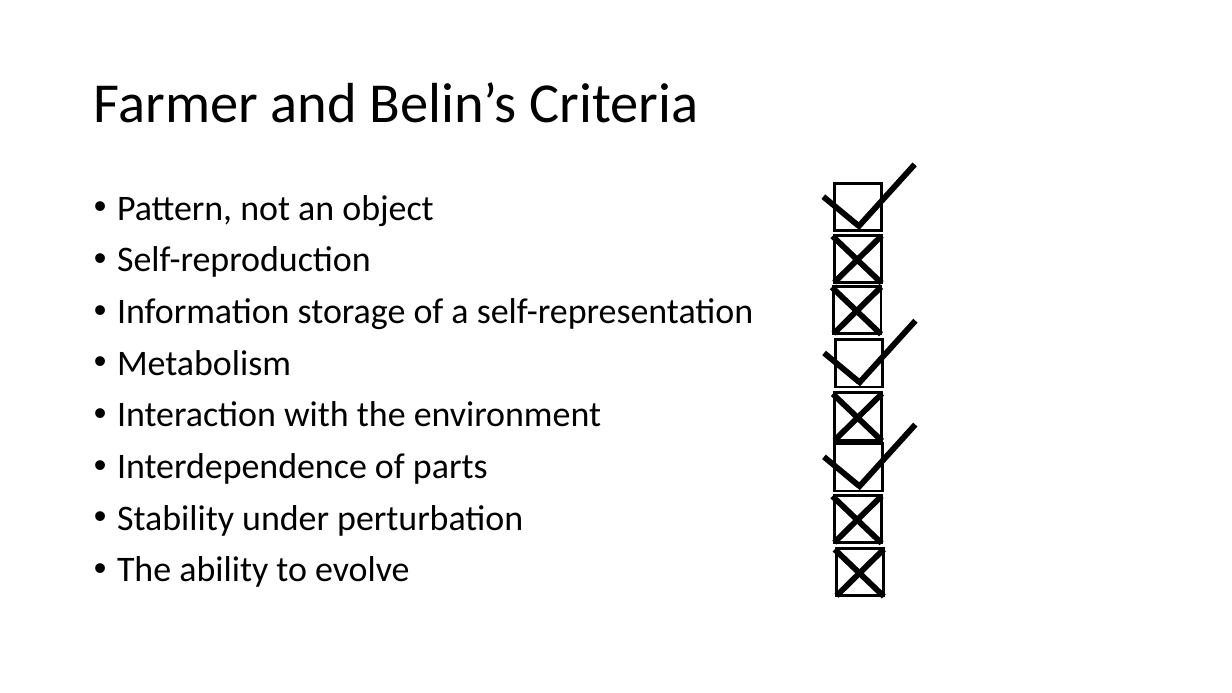
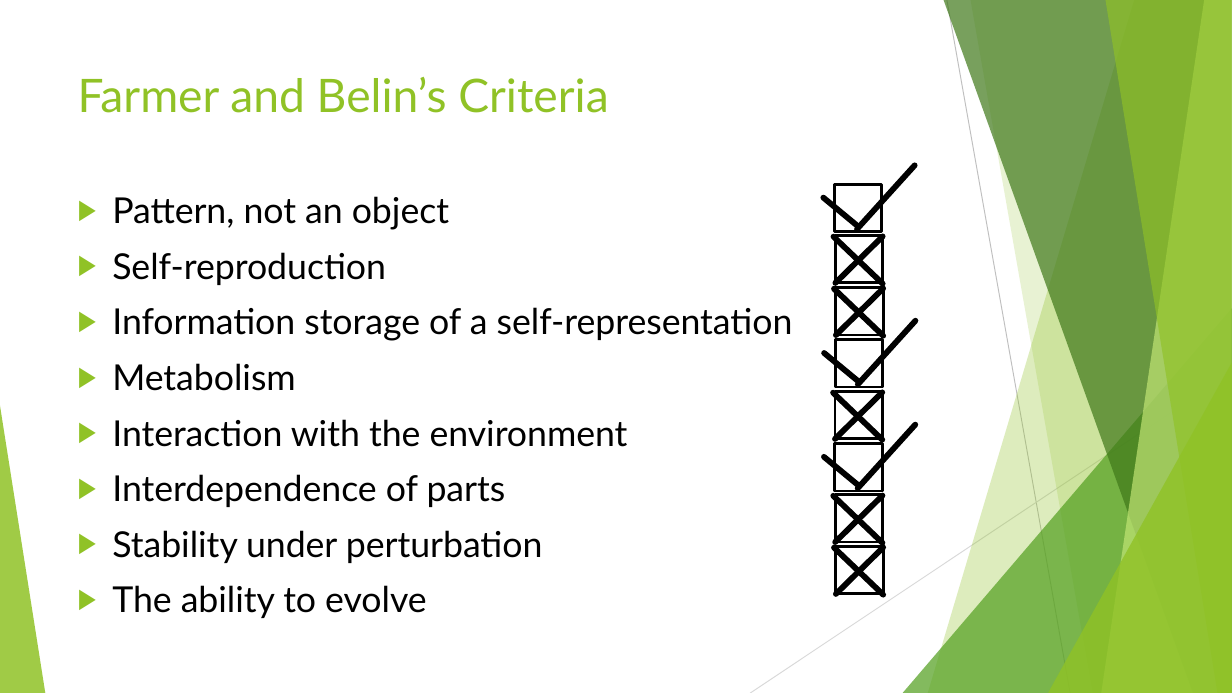
Before and after one commit to BenChurch/Fall2016, a slide deck: slide 33 of CISC879/ChapterPresentation/LectureSlidesCh8.pptx. Drawn at 1232x693 pixels with LibreOffice and Linux fonts; fonts in the diff are those of the drawing. Boxes give left, top, right and bottom in pixels: in the first picture for what was removed or moved away, otherwise in the second. Text is boxed around its words. In the diff, an @@ line names an element or a change of style, - is before the commit and + after.

```diff
--- a/CISC879/ChapterPresentation/LectureSlidesCh8.pptx
+++ b/CISC879/ChapterPresentation/LectureSlidesCh8.pptx
@@ title "Farmer and Belin’s Criteria": place and size @@
-title "Farmer and Belin’s Criteria" at (94,82,699,123)
+title "Farmer and Belin’s Criteria" at (78,77,608,113)
@@ title "Farmer and Belin’s Criteria" at (78,77,608,113): size 44 to 36 pt, font Calibri to Lato, text colour #000000 to #90C226; line spacing 0.9 to 1; vertical alignment middle to top @@
@@ text "Pattern, not an object" at (112,196,793,618): size 28 to 27.8 pt, font Calibri to Lato; bullet • to ▶; line spacing 0.9 to 1 @@
@@ line moved from (882, 496) - (835, 543) to (883, 237) - (836, 283) @@
@@ line moved from (835, 550) - (884, 597) to (835, 289) - (884, 335) @@
@@ group added at (0,0,1232,693): 5 freeform shapes, 3 triangles, 2 lines @@
@@ 2 rectangles, 1 line: place and size @@
-2 rectangles, 1 line at (835,393,883,543)
+2 rectangles, 1 line at (836,287,884,439)
@@ line moved from (882, 236) - (835, 283) to (883, 393) - (836, 439) @@
@@ rectangle: place and size @@
-rectangle at (834,287,881,334)
+rectangle at (836,495,883,543)
@@ line moved from (882, 287) - (834, 334) to (883, 495) - (836, 543) @@
@@ line moved from (832, 287) - (882, 335) to (835, 548) - (884, 595) @@
```
Also in this commit, not shown: 40 other slides changed, 1 slide added, 6 slides removed, 1 other file.
